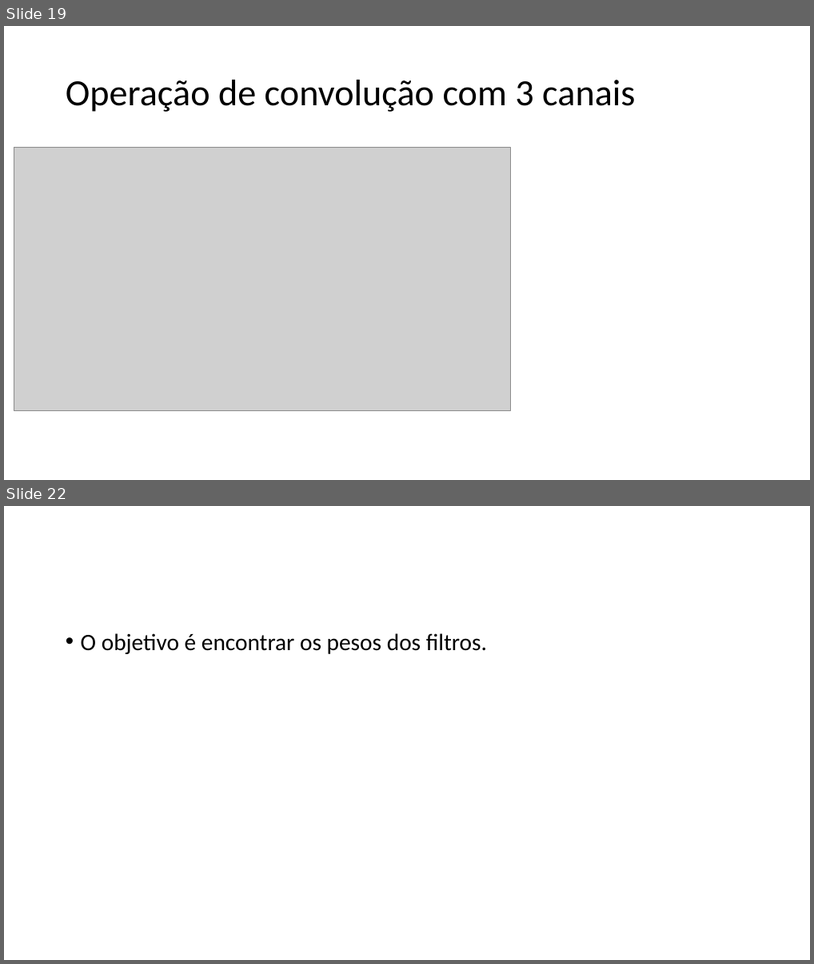
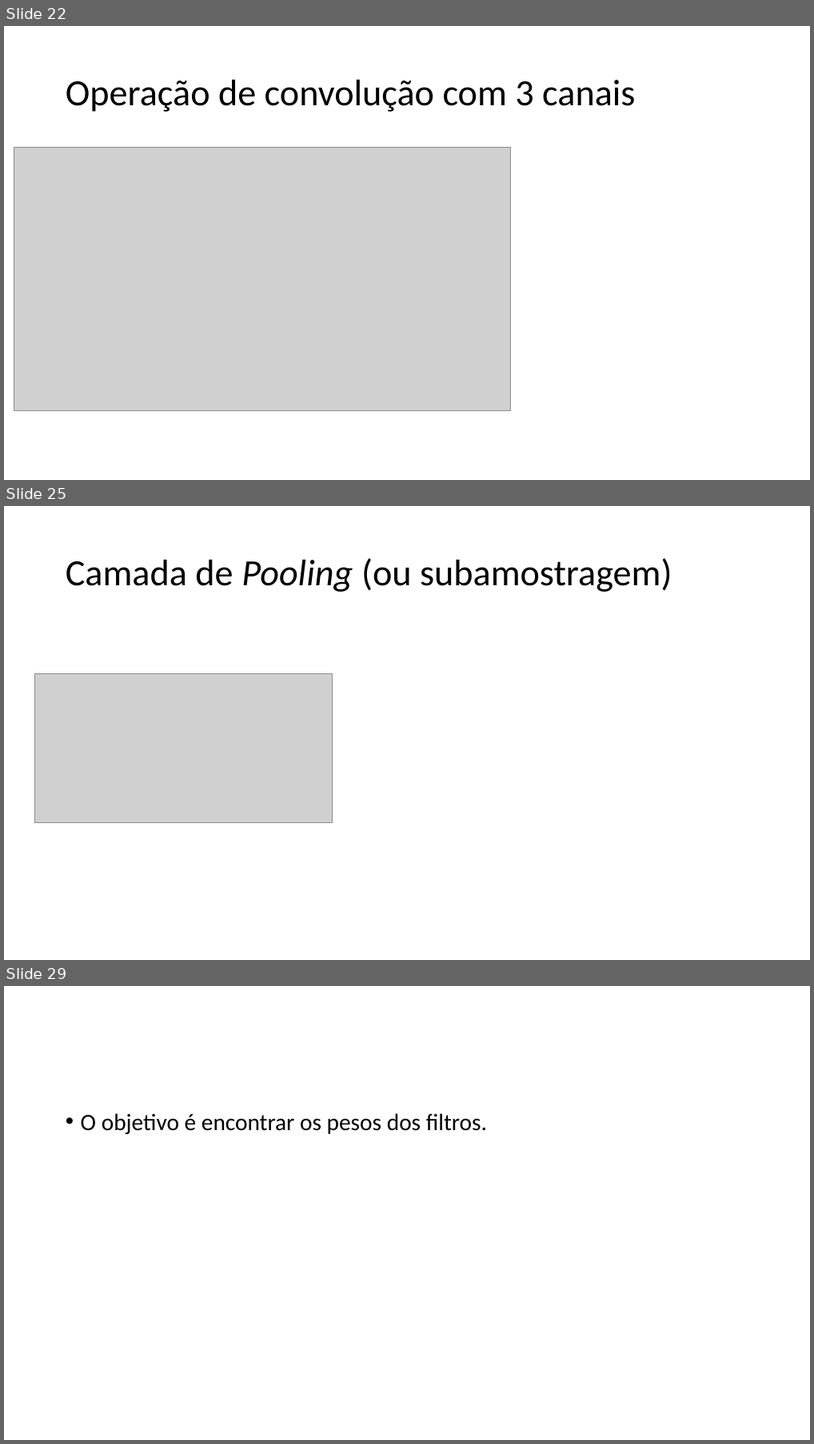
Before and after one commit to zz4fap/tp557-iot-ml, a slide deck: slides/TP557_12_Introduzindo_convoluções.pptx. Shown one above the other, each under a label of ours: slides 19 and 22 before the commit, slides 22, 25 and 29 after it; the slides between them are not shown. The pictures are 814x964 and 814x1444 pixels, drawn with LibreOffice and Linux fonts; fonts in the diff are those of the drawing; grey boxes stand for pictures. Boxes give left, top, right and bottom in pixels: in the first picture for what was removed or moved away, otherwise in the second. Text is boxed around its words. In the diff, an @@ line names an element or a change of style, - is before the commit and + after.

```diff
--- a/slides/TP557_12_Introduzindo_convoluções.pptx
+++ b/slides/TP557_12_Introduzindo_convoluções.pptx
@@ slide 25 added at (x1=4, y1=506, x2=810, y2=960), background #FFFFFF @@
@@ title added at (x1=66, y1=558, x2=672, y2=592), 44 pt, text #000000 @@
+Camada de Pooling (ou subamostragem)
@@ picture added at (x1=35, y1=673, x2=333, y2=822) @@
@@ what was slide 19 is now slide 22 @@
@@ what was slide 22 is now slide 29 @@
```
Also in this commit, not shown: 3 slides changed, 10 other slides added, 2 slides removed, 3 other files.
